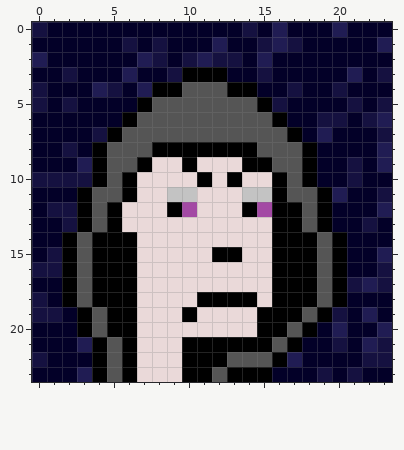
Pixel-art sprite, stored at i/nomads1.png. Above, as it was before the edit.
The file is 24x24 pixels. Colours within 5 levels of each other are drawn and written as one.
Now the later version:
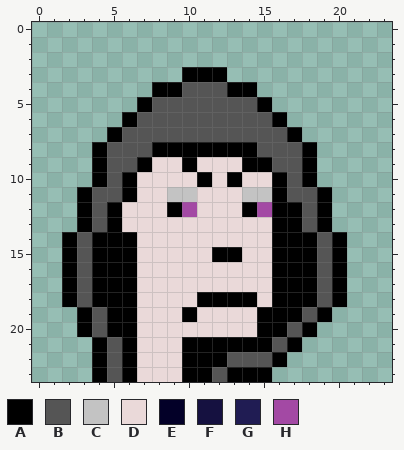
Palette (. is transparent): A #000000  B #555555  C #c3c3c3  D #ead9d9  E #030028  F #151140  G #201c53  H #a349a4
Difference:
Changed rows in their new state; - is an unchanged pixel.
first column x 0:
 0 ........................
 1 ........................
 2 ........................
 3 ..........---...........
 4 ........-------.........
 5 .......---------........
 6 ......-----------.......
 7 .....-------------......
 8 ....---------------.....
 9 ....---------------.....
10 ....---------------.....
11 ...-----------------....
12 ...-----------------....
13 ...-----------------....
14 ..-------------------...
15 ..-------------------...
16 ..-------------------...
17 ..-------------------...
18 ..-------------------...
19 ...-----------------....
20 ...----------------.....
21 ....--------------......
22 ....-------------.......
23 ....------------........
Boxes around the changes in both pictures, in picture pixels (x1, y1, x2, y2):
erased: (32, 22, 392, 382)
